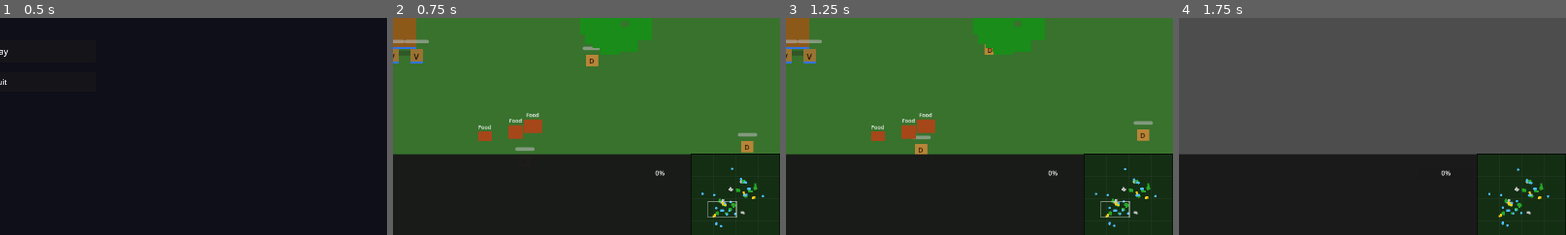
Above: before the commit, frames 1-4 (left to right).
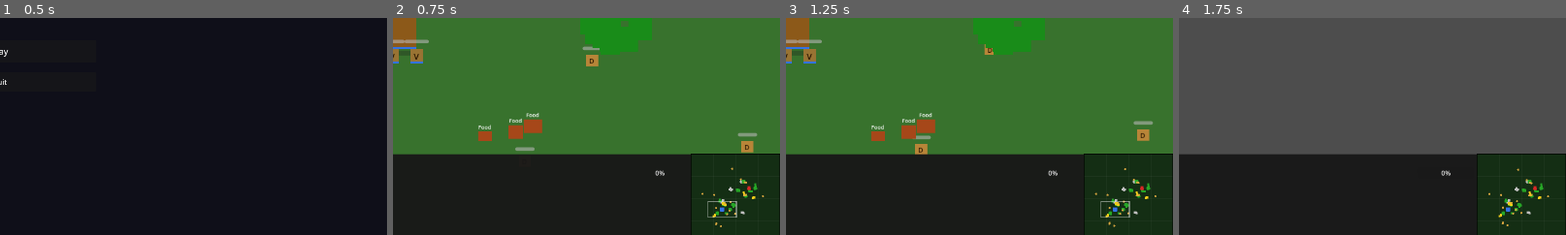
Above: after the commit, the same moments.

Repository: enrimr/rts-game-godot
Game: Godot game, scene res://scenes/game/main_menu.tscn
The game is run twice, just before and just after one commit, with the same random seed, the same clock (stepped at 60 frames per second) and the same inputs.
Inputs (mouse positions are % of the whole screen's width and height, from its top left):
- Up to frame 1 (0.5 s): no input
- Up to frame 2 (0.75 s): click "Play" at 0.5 s
- Up to frame 3 (1.25 s): no input
- Up to frame 4 (1.75 s): tap Enter at 1.25 s; drag from (94, 90) to (62, 12) at 1.27 s
The pictures show only the part of the screen within x 50-100%, y 48-98%; the shares and areas given below are measured in that part.

Frame 1 is identical in both runs. In frame 2, 0.2% of the frame differs, in the area x 79-96%, y 68-97%; in frame 3, 0.2%; in frame 4, 0.2%.

Commit message:
Color units and buildings on minimap by player team
Units and buildings now draw in their player's color (blue/red) instead
of a single fixed color. Animals use a distinct warm yellow. The player
Town Center draws slightly larger than other buildings for easy reference.

Co-Authored-By: Claude Sonnet 4.6 <noreply@anthropic.com>

Diff:
--- a/project/scripts/ui/minimap.gd
+++ b/project/scripts/ui/minimap.gd
@@ -5,15 +5,14 @@
 const WORLD_MIN: Vector2 = Vector2(-2000.0, -2000.0)
 const WORLD_SIZE: float = 4000.0
 
-const COLOR_BG:               Color = Color(0.08, 0.18, 0.08, 1.0)
-const COLOR_BORDER:           Color = Color(0.0,  0.0,  0.0,  1.0)
-const COLOR_UNIT_FRIENDLY:    Color = Color(0.3,  0.75, 1.0,  1.0)
-const COLOR_RESOURCE_WOOD:    Color = Color(0.15, 0.65, 0.15, 1.0)
-const COLOR_RESOURCE_GOLD:    Color = Color(0.95, 0.8,  0.1,  1.0)
-const COLOR_RESOURCE_STONE:   Color = Color(0.75, 0.75, 0.75, 1.0)
-const COLOR_BUILDING:         Color = Color(0.7,  0.5,  0.2,  1.0)
-const COLOR_CAMERA_RECT:      Color = Color(1.0,  1.0,  1.0,  0.75)
-const COLOR_GRID:             Color = Color(1.0,  1.0,  1.0,  0.06)
+const COLOR_BG:             Color = Color(0.08, 0.18, 0.08, 1.0)
+const COLOR_BORDER:         Color = Color(0.0,  0.0,  0.0,  1.0)
+const COLOR_RESOURCE_WOOD:  Color = Color(0.15, 0.65, 0.15, 1.0)
+const COLOR_RESOURCE_GOLD:  Color = Color(0.95, 0.8,  0.1,  1.0)
+const COLOR_RESOURCE_STONE: Color = Color(0.75, 0.75, 0.75, 1.0)
+const COLOR_ANIMAL:         Color = Color(0.85, 0.65, 0.25, 1.0)
+const COLOR_CAMERA_RECT:    Color = Color(1.0,  1.0,  1.0,  0.75)
+const COLOR_GRID:           Color = Color(1.0,  1.0,  1.0,  0.06)
 
 var world_node: Node2D = null
 var camera_node: Camera2D = null
@@ -47,11 +46,24 @@
 			draw_rect(Rect2(mp - Vector2(2.5, 2.5), Vector2(5.0, 5.0)),
 				_resource_color(rn.resource_type))
 
-	# Drop-off buildings (Town Center etc.)
-	for child: Node in world_node.get_children():
-		if child is DropOffBuilding:
-			var mp: Vector2 = _to_mm((child as Node2D).global_position, ms)
-			draw_rect(Rect2(mp - Vector2(4.0, 4.0), Vector2(8.0, 8.0)), COLOR_BUILDING)
+	# Buildings layer
+	var buildings_layer: Node = world_node.get_node_or_null("BuildingsLayer")
+	if buildings_layer != null:
+		for building: Node in buildings_layer.get_children():
+			if not is_instance_valid(building):
+				continue
+			var mp: Vector2 = _to_mm((building as Node2D).global_position, ms)
+			var pid: Variant = building.get("player_id")
+			var col: Color = PlayerColors.get_color(pid as int) if pid != null else Color(0.7, 0.5, 0.2)
+			draw_rect(Rect2(mp - Vector2(3.5, 3.5), Vector2(7.0, 7.0)), col)
+
+	# Town Center (DropOffNode in world root)
+	var drop_off: Node = world_node.get_node_or_null("DropOffNode")
+	if drop_off != null:
+		var mp: Vector2 = _to_mm((drop_off as Node2D).global_position, ms)
+		var pid: Variant = drop_off.get("player_id")
+		var col: Color = PlayerColors.get_color(pid as int) if pid != null else Color(0.7, 0.5, 0.2)
+		draw_rect(Rect2(mp - Vector2(5.0, 5.0), Vector2(10.0, 10.0)), col)
 
 	# Units
 	var units_layer: Node = world_node.get_node_or_null("UnitsLayer")
@@ -60,7 +72,12 @@
 			if not is_instance_valid(unit):
 				continue
 			var mp: Vector2 = _to_mm((unit as Node2D).global_position, ms)
-			draw_circle(mp, 3.0, COLOR_UNIT_FRIENDLY)
+			if unit is Animal:
+				draw_circle(mp, 2.5, COLOR_ANIMAL)
+				continue
+			var pid: Variant = unit.get("player_id")
+			var col: Color = PlayerColors.get_color(pid as int) if pid != null else Color(0.8, 0.8, 0.8)
+			draw_circle(mp, 3.0, col)
 
 	# Camera viewport rectangle
 	if camera_node != null:
